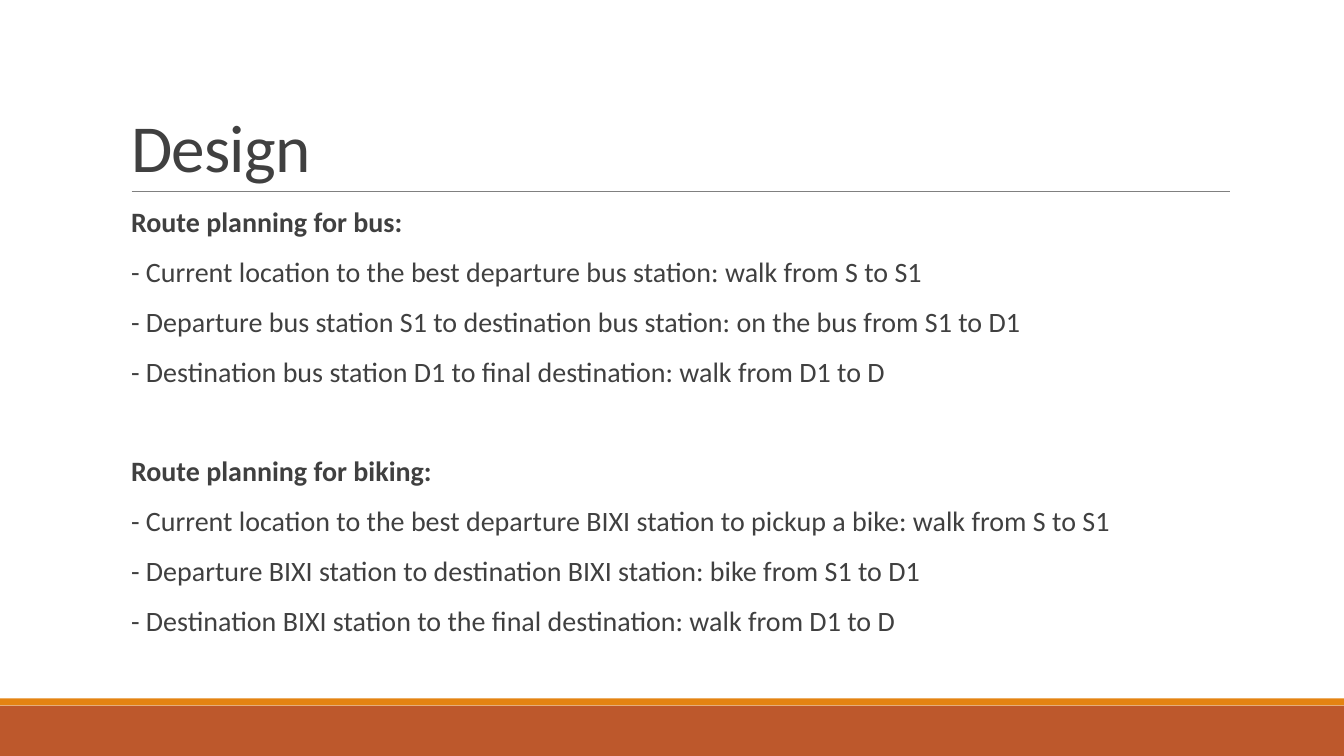
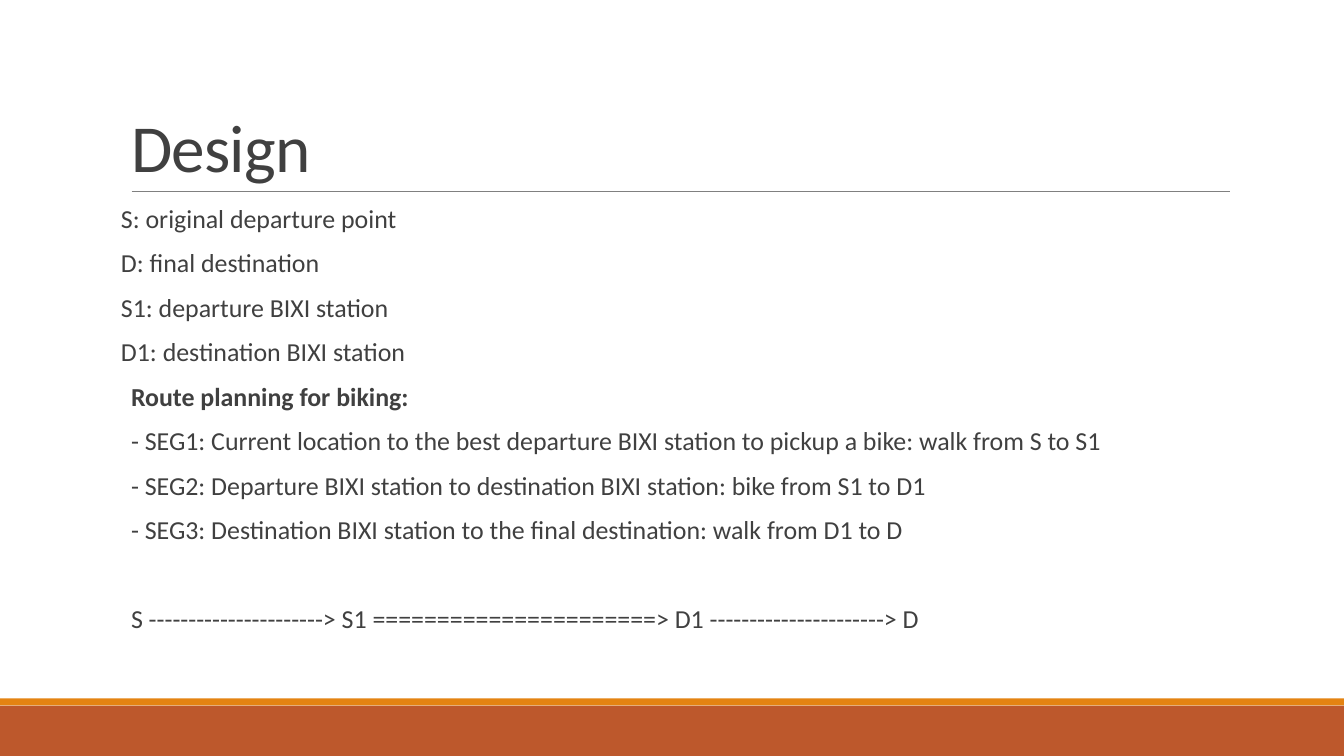
Before and after one commit to nqdao/PHAST, a slide deck: slide 7 of SAVI - Design Camp 2015.pptx (slide 6 before the commit). Drawn at 1344x756 pixels with LibreOffice and Linux fonts; fonts in the diff are those of the drawing. Boxes give left, top, right and bottom in pixels: in the first picture for what was removed or moved away, otherwise in the second. Text is boxed around its words. In the diff, an @@ line names an element or a change of style, - is before the commit and + after.

Commit message:
Update Design and Milestones

```diff
--- a/SAVI - Design Camp 2015.pptx
+++ b/SAVI - Design Camp 2015.pptx
@@ text at (121,210,405,361): text changed; size 20 to 18.5 pt @@
-  Route planning for bus:
-  - Current location to the best departure bus station: walk from S to S1
-  - Departure bus station S1 to destination bus station: on the bus from S1 to D1
-  - Destination bus station D1 to final destination: walk from D1 to D
+S: original departure point
+D: final destination
+S1: departure BIXI station
+D1: destination BIXI station
@@ text at (131,388,408,411): size 20 to 18.5 pt in "Route planning for biking:"; line spacing 0.9 to 0.8 @@
@@ text at (131,432,1100,628): text changed; size 20 to 18.5 pt @@
-  - Current location to the best departure BIXI station to pickup a bike: walk from S to S1
-  - Departure BIXI station to destination BIXI station: bike from S1 to D1
-  - Destination BIXI station to the final destination: walk from D1 to D
+  - SEG1: Current location to the best departure BIXI station to pickup a bike: walk from S to S1
+  - SEG2: Departure BIXI station to destination BIXI station: bike from S1 to D1
+  - SEG3: Destination BIXI station to the final destination: walk from D1 to D
+  S ----------------------> S1 ======================> D1 ----------------------> D
```
Also in this commit, not shown: 1 other slide changed, 7 slides added, 1 slide removed.
